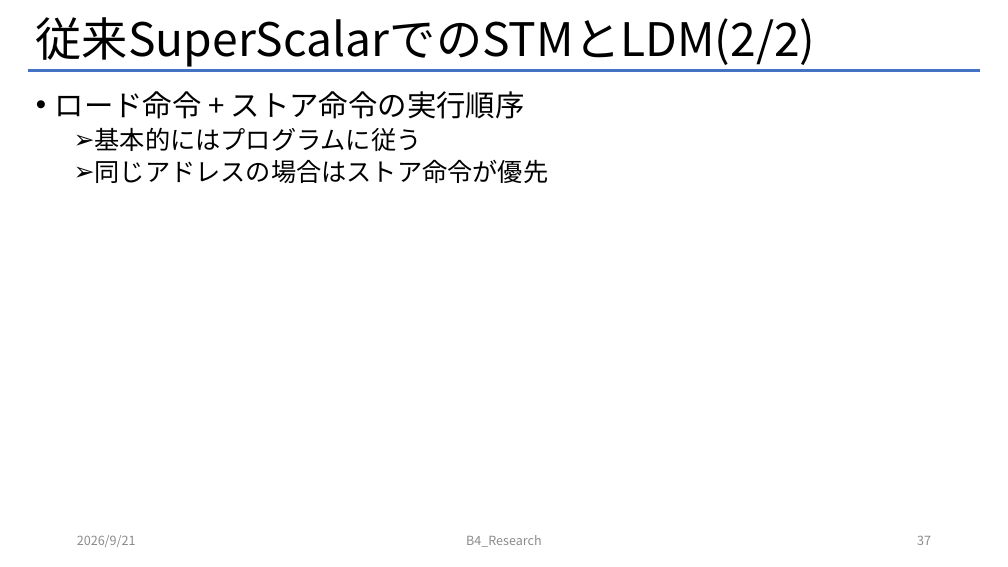
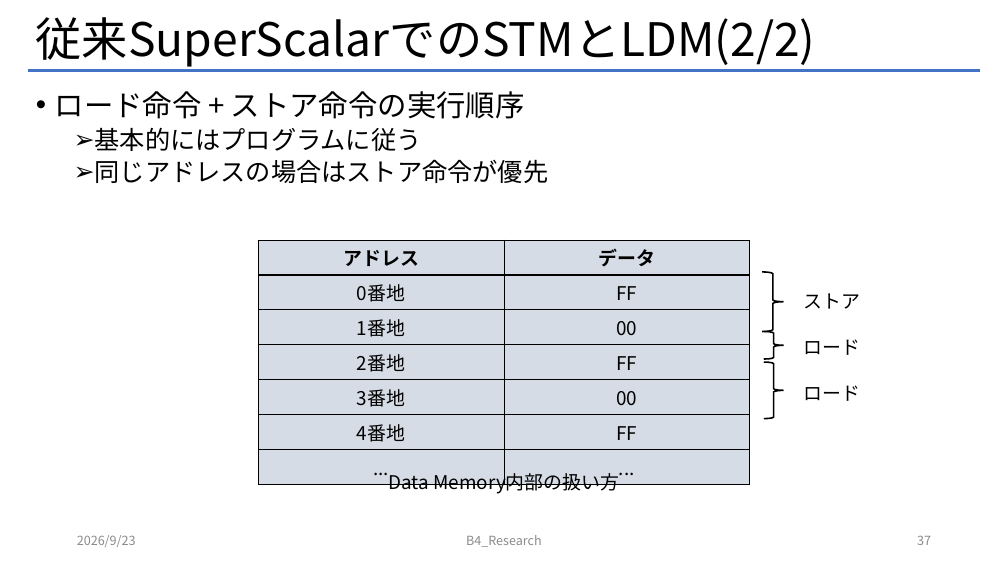
Before and after one commit to Mattya009/SuperScalar_DDP, a slide deck: slide 37 of DDP_SuperScalar.pptx. Drawn at 1008x567 pixels with LibreOffice and Linux fonts; fonts in the diff are those of the drawing. Boxes give left, top, right and bottom in pixels: in the first picture for what was removed or moved away, otherwise in the second. Text is boxed around its words. In the diff, an @@ line names an element or a change of style, - is before the commit and + after.

```diff
--- a/DDP_SuperScalar.pptx
+++ b/DDP_SuperScalar.pptx
@@ table added at (x1=259, y1=240, x2=750, y2=452), 7 rows, 2 columns @@
+アドレス | データ
+0番地 | FF
+1番地 | 00
+2番地 | FF
+3番地 | 00
+4番地 | FF
+... | ...
@@ right brace added at (x1=762, y1=272, x2=784, y2=332), outline #000000 1.5 pt @@
@@ text added at (x1=803, y1=293, x2=860, y2=309), 18 pt, text #000000 @@
+ストア
@@ right brace added at (x1=764, y1=332, x2=783, y2=359), outline #000000 1.5 pt @@
@@ text added at (x1=803, y1=339, x2=860, y2=355), 18 pt, text #000000 @@
+ロード
@@ right brace added at (x1=764, y1=362, x2=783, y2=419), outline #000000 1.5 pt @@
@@ text added at (x1=803, y1=385, x2=860, y2=401), 18 pt, text #000000 @@
+ロード
@@ text added at (x1=389, y1=470, x2=619, y2=495), 18 pt, text #000000 @@
+Data Memory内部の扱い方
@@ text at (x1=77, y1=535, x2=136, y2=547): text changed @@
-2026/9/21
+2026/9/23
```
Also in this commit, not shown: 3 other slides changed, 8 slides added, 2 other files.
